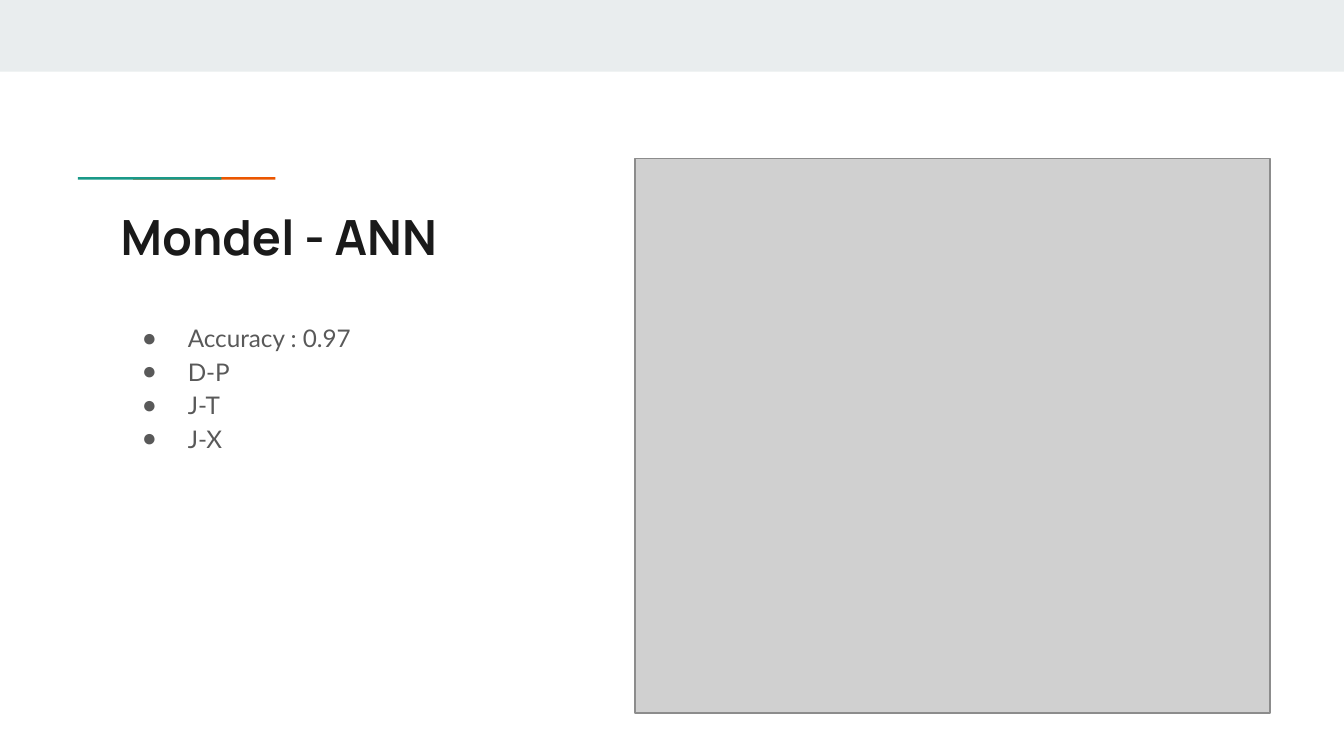
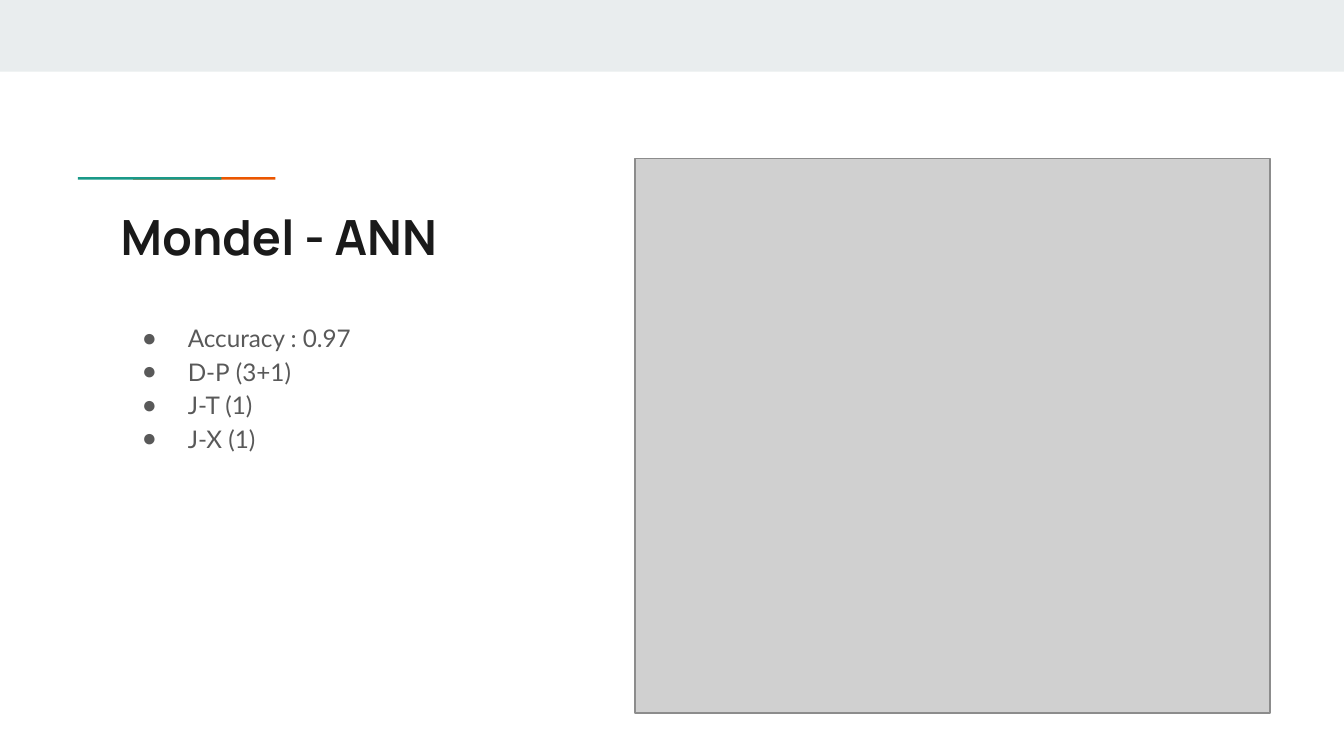
Before and after one commit to allen880117/DrawTablet, a slide deck: slide 21 of Team14.pptx (slide 18 before the commit). Drawn at 1344x756 pixels with LibreOffice and Linux fonts; fonts in the diff are those of the drawing; grey boxes stand for pictures. Boxes give left, top, right and bottom in pixels: in the first picture for what was removed or moved away, otherwise in the second. Text is boxed around its words. In the diff, an @@ line names an element or a change of style, - is before the commit and + after.

```diff
--- a/Team14.pptx
+++ b/Team14.pptx
@@ text at (x1=188, y1=362, x2=291, y2=452): text changed @@
-● D-P
-● J-T
-● J-X
+● D-P (3+1)
+● J-T (1)
+● J-X (1)
```
Also in this commit, not shown: 11 other slides changed, 4 slides added.
